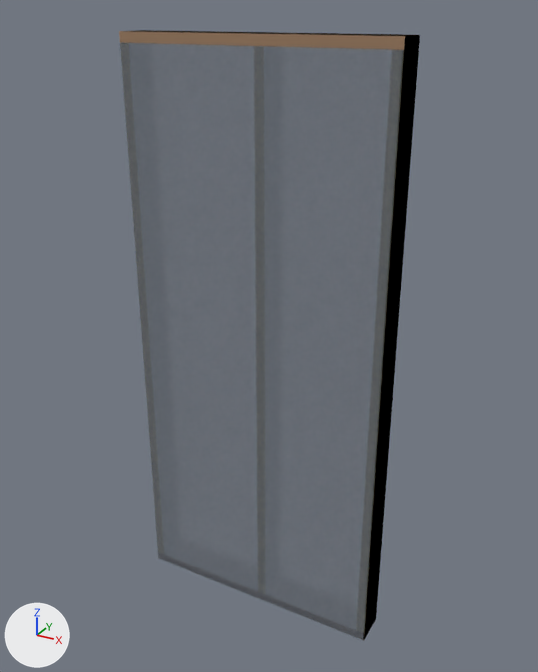
Renders of the glTF model panels/EX13_FF.glb from each side of a commit.
Camera for both pictures: a 50 mm camera at (1.33, -2.35, 1.27) aimed at (0.02, 0.04, 0.07). The lights are fixed; the arrows at lower left show +X, +Y and +Z. The first picture is the older version. Vertices at exactly the same position are counted once.

Before the edit, the objects in view are built like this:
```python
me_ex13_ff = bpy.data.meshes.new('EX13 FF')
me_ex13_ff.from_pydata(...)  # 64 vertices, 96 faces, 96 loose edges; spans x -0.54..0.54, y -0.07..0.07, z -1.19..1.19
# faces by material slot: [12, 12, 12, 12, 12, 12, 24]
me_ex13_ff.materials.append(mat_bottom_rail)  # brown #a28165
me_ex13_ff.materials.append(mat_top_rail)  # brown #a28165
me_ex13_ff.materials.append(mat_right_end_stud)  # beige #f6e5bc
me_ex13_ff.materials.append(mat_left_end_stud)  # beige #f6e5bc
me_ex13_ff.materials.append(mat_common_stud)  # beige #f6e5bc
me_ex13_ff.materials.append(mat_osb_external)  # grey #a2adbc
me_ex13_ff.materials.append(mat_insulation)  # white #fceaea
ob_ex13_ff = bpy.data.objects.new('EX13 FF', me_ex13_ff)
ob_ex13_ff.location = (0.0, 0.0, 0.0)
```
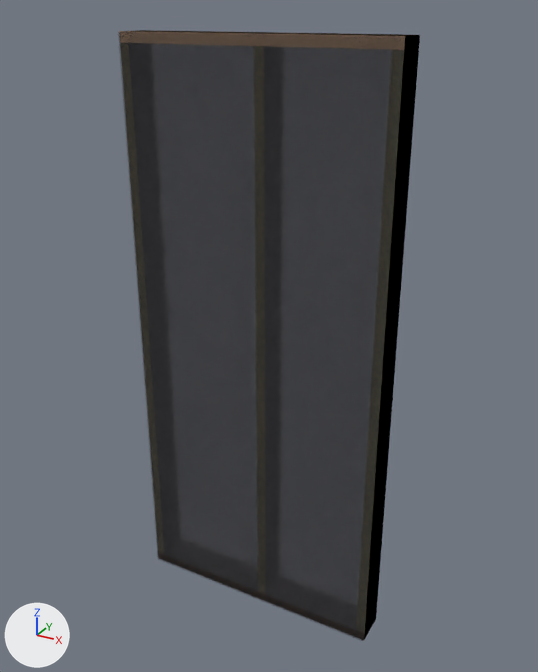
What differs and where, as boxes [x1, y1, x2, y2] in the pictures (538 x 672 px; the box of a moved part takes in the faces that stretch with it):
'EX13 FF', reshaped
    before: [119, 30, 420, 641]
    after: [118, 30, 420, 641]
part 1 of me_ex13_ff, moved or reshaped
    before: [119, 43, 404, 641]
    after: [118, 32, 404, 641]

The change in detail:
me_ex13_ff has 64 vertices, 96 faces, 96 loose edges and spans x -0.54..0.54, y -0.07..0.07, z -1.19..1.19.
me_ex13_ff is used by ob_ex13_ff; location (0.0, 0.0, 0.0).
Part 1, on me_ex13_ff:
Vertex 41 of me_ex13_ff moves from (-0.54, -0.07, -1.19) at pixel (157, 559) to (0.54, -0.07, -1.19) at pixel (363, 639).
Vertex 42 of me_ex13_ff moves from (0.54, -0.07, -1.19) at pixel (362, 641) to (0.54, -0.07, 1.19) at pixel (404, 36).
Vertex 43 of me_ex13_ff moves from (0.54, -0.07, -1.19) at pixel (363, 639) to (-0.54, -0.07, 1.19) at pixel (119, 31).
Vertex 44 of me_ex13_ff moves from (0.54, -0.07, 1.15) at pixel (402, 50) to (-0.54, -0.07, -1.19) at pixel (157, 559).
Vertex 45 of me_ex13_ff moves from (0.54, -0.07, 1.15) at pixel (403, 50) to (-0.54, -0.07, 1.19) at pixel (117, 32).
Vertex 46 of me_ex13_ff moves from (-0.54, -0.07, 1.15) at pixel (118, 42) to (0.54, -0.07, 1.19) at pixel (403, 36).
Vertex 47 of me_ex13_ff moves from (-0.54, -0.07, 1.15) at pixel (120, 42) to (0.54, -0.07, -1.19) at pixel (362, 641).
